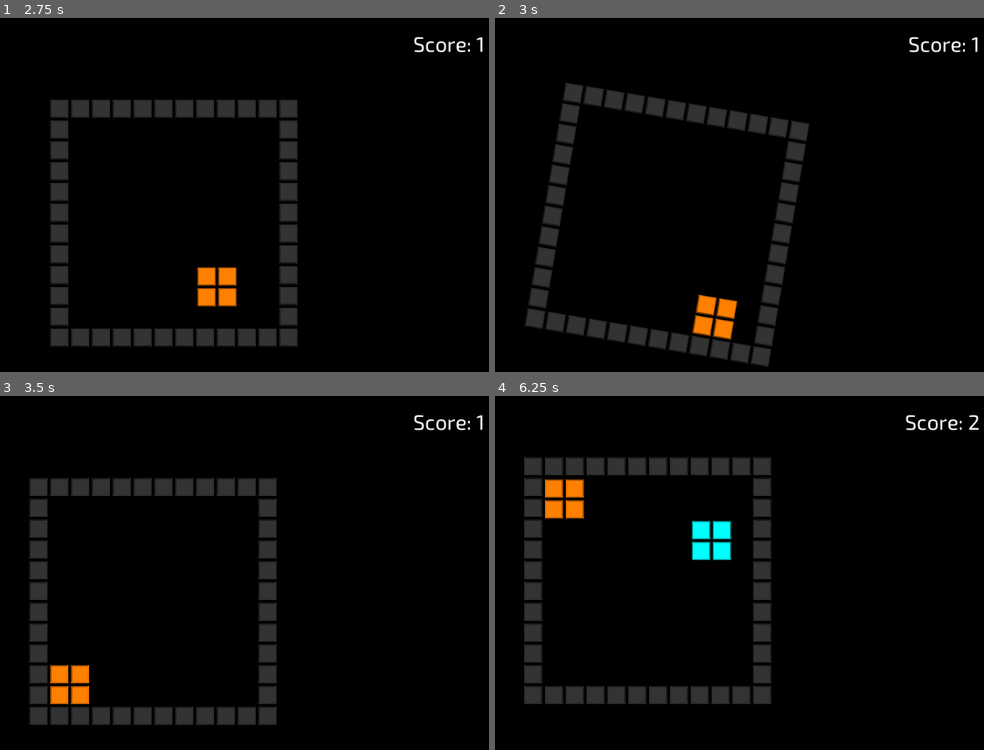
Above: before the commit, frames 1-4 (two rows, left to right).
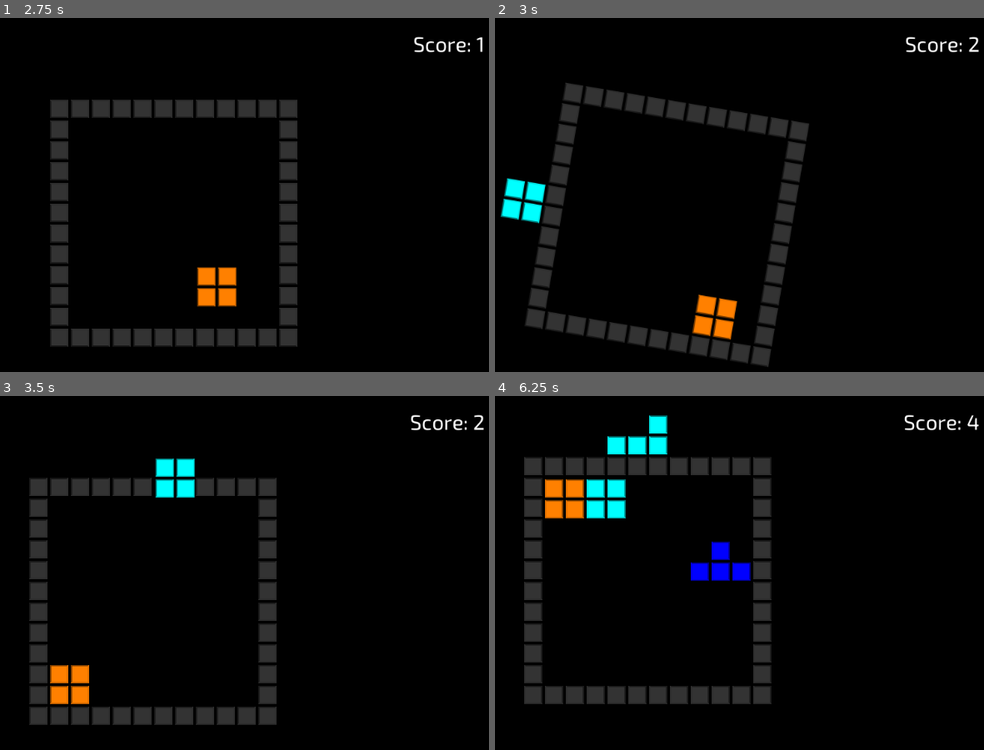
Above: after the commit, the same moments.

Repository: danielcannell/rotatris
Game: Godot game, scene res://Main.tscn
The game is run twice, just before and just after one commit, with the same random seed, the same clock (stepped at 60 frames per second) and the same inputs.
Inputs:
- Up to frame 1 (2.75 s): hold Right (move_right) 0.53-1.28 s; hold Left (move_left) 1.28-2.03 s; hold Right (move_right) from 2.03 s (still down)
- Up to frame 2 (3 s): keep holding Right (move_right)
- Up to frame 3 (3.5 s): keep holding Right (move_right)
- Up to frame 4 (6.25 s): release Right (move_right) at 3.53 s; hold Left (move_left) 3.53-5.78 s; hold Right (move_right) from 5.78 s (still down)

Frame 1 is identical in both runs. In frame 2, 1.2% of the frame differs, in the area x 1-99%, y 5-59%; in frame 3, 1.2%; in frame 4, 3.3%, in the area x 18-99%, y 5-53%.

Commit message:
Spawn immediately when controlled block lands

Diff:
--- a/Playfield.gd
+++ b/Playfield.gd
@@ -15,9 +15,6 @@
 
 # Current gravity vector
 var gravity: Array = [0, 1]
-
-# TODO: Should spawn when falling tetronimo lands
-var time_until_spawn := 0.0
 
 # The block current controlled by user input
 var controlled_block : Block = null
@@ -45,11 +42,8 @@
 
     update_camera(delta)
 
-    self.time_until_spawn -= delta
-    if self.time_until_spawn < 0.0:
+    if self.controlled_block == null:
         spawn_random_block()
-
-        self.time_until_spawn = 5.0
 
 
 # Update the grid coordinates of all blocks
